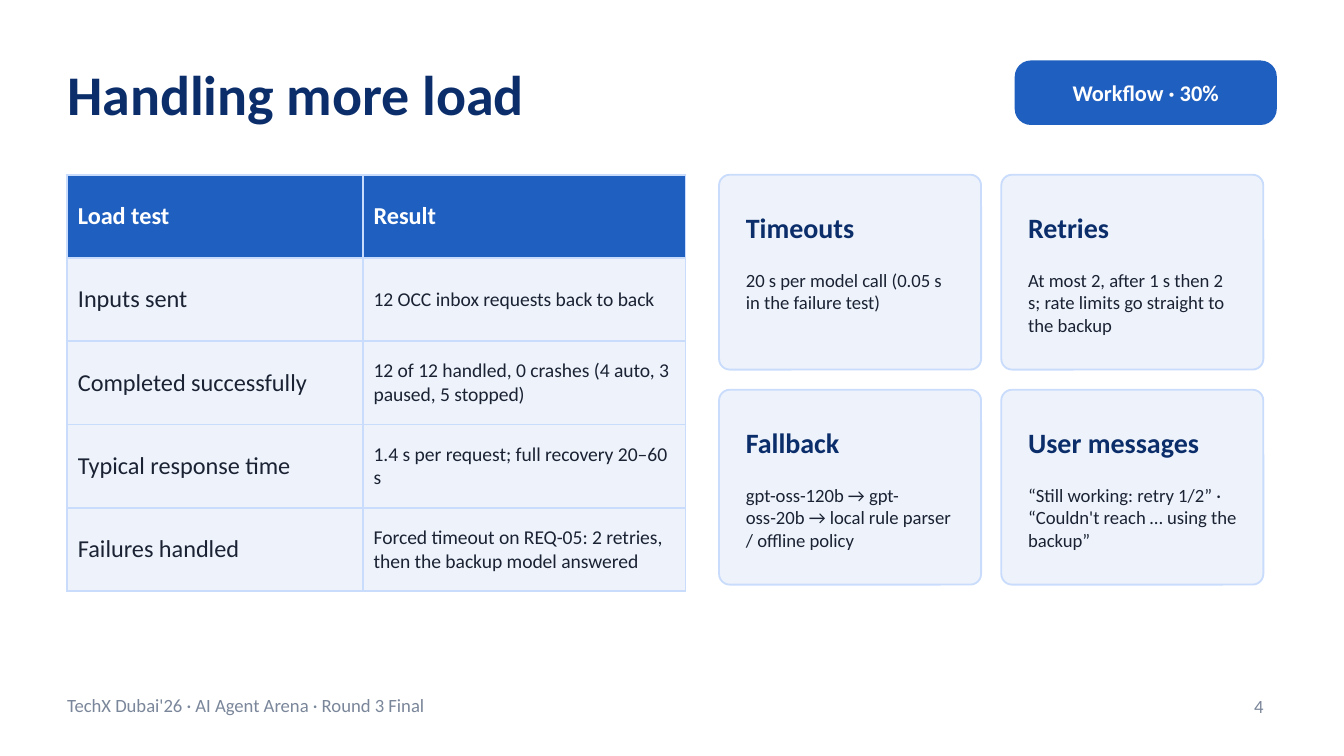
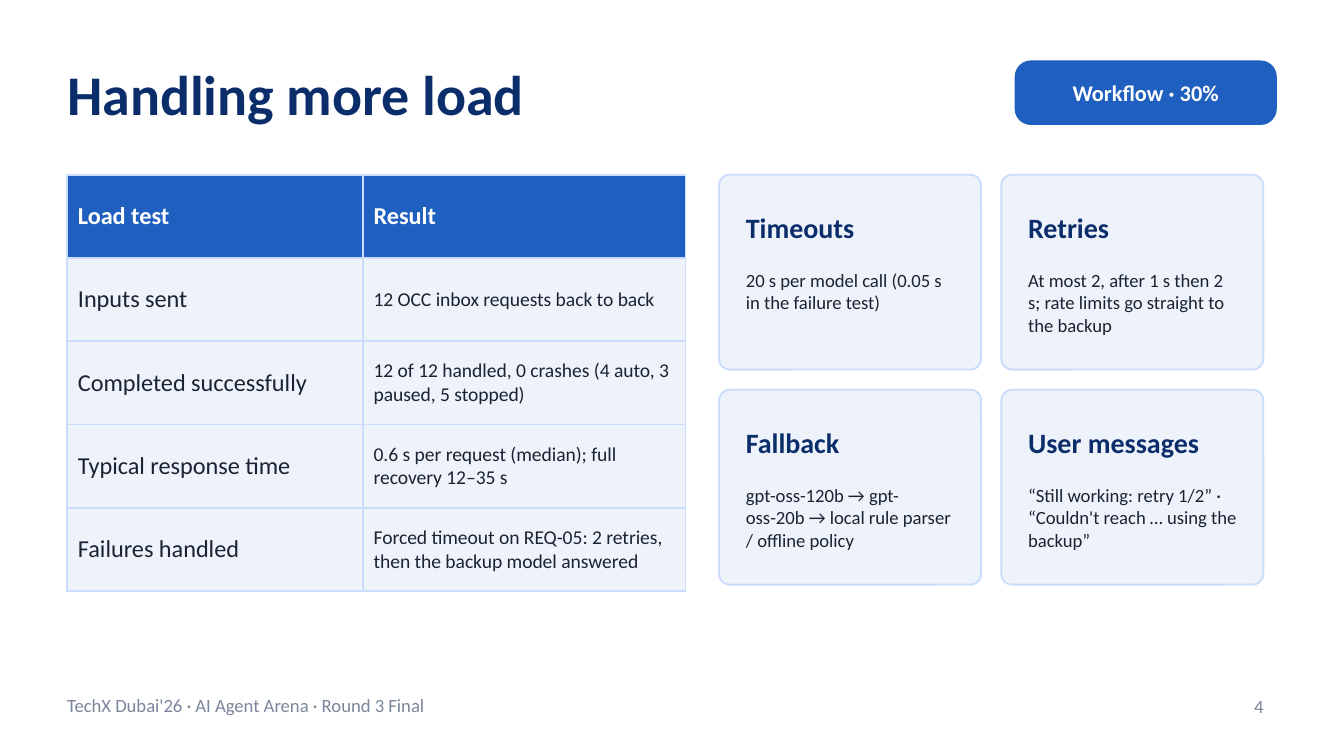
Before and after one commit to RithikhC/EagleX, a slide deck: slide 4 of docs/EagleX_Round3_Final.pptx. Drawn at 1344x756 pixels with LibreOffice and Linux fonts; fonts in the diff are those of the drawing. Boxes give left, top, right and bottom in pixels: in the first picture for what was removed or moved away, otherwise in the second. Text is boxed around its words. In the diff, an @@ line names an element or a change of style, - is before the commit and + after.

```diff
--- a/docs/EagleX_Round3_Final.pptx
+++ b/docs/EagleX_Round3_Final.pptx
@@ table at <box>67,175,685,575</box> @@
-row 4, column 2: 1.4 s per request; full recovery 20–60 s
+row 4, column 2: 0.6 s per request (median); full recovery 12–35 s
```
Also in this commit, not shown: 6 other slides changed, 17 other files.
